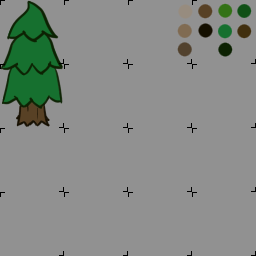
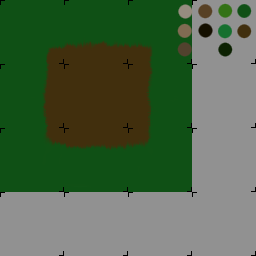
Two versions of the same layered image (w=256, h=256). Layer-by-layer changes:
painted on "palette" over [127, 0, 192, 127]
hid group "small tree" (3 layers) over [0, 0, 128, 128]
showed "dirt tiles", painted on it over [0, 0, 192, 192]
